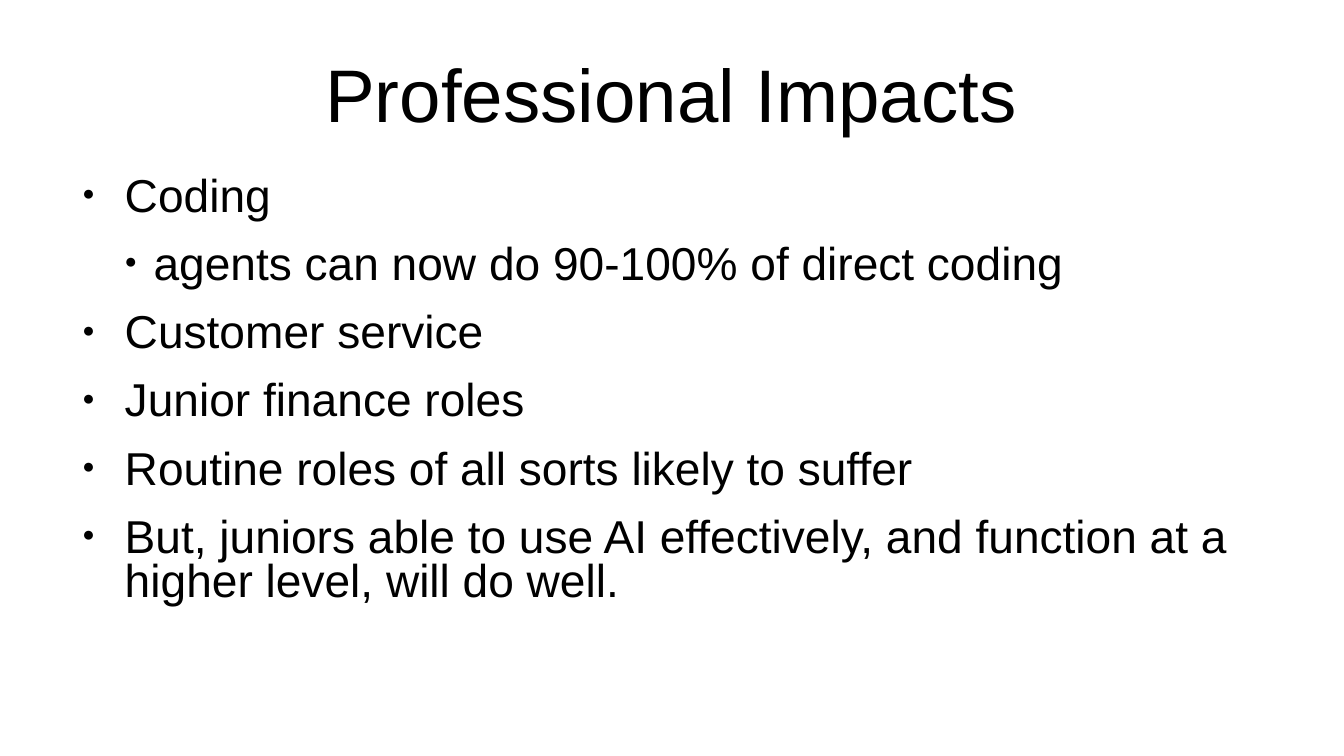
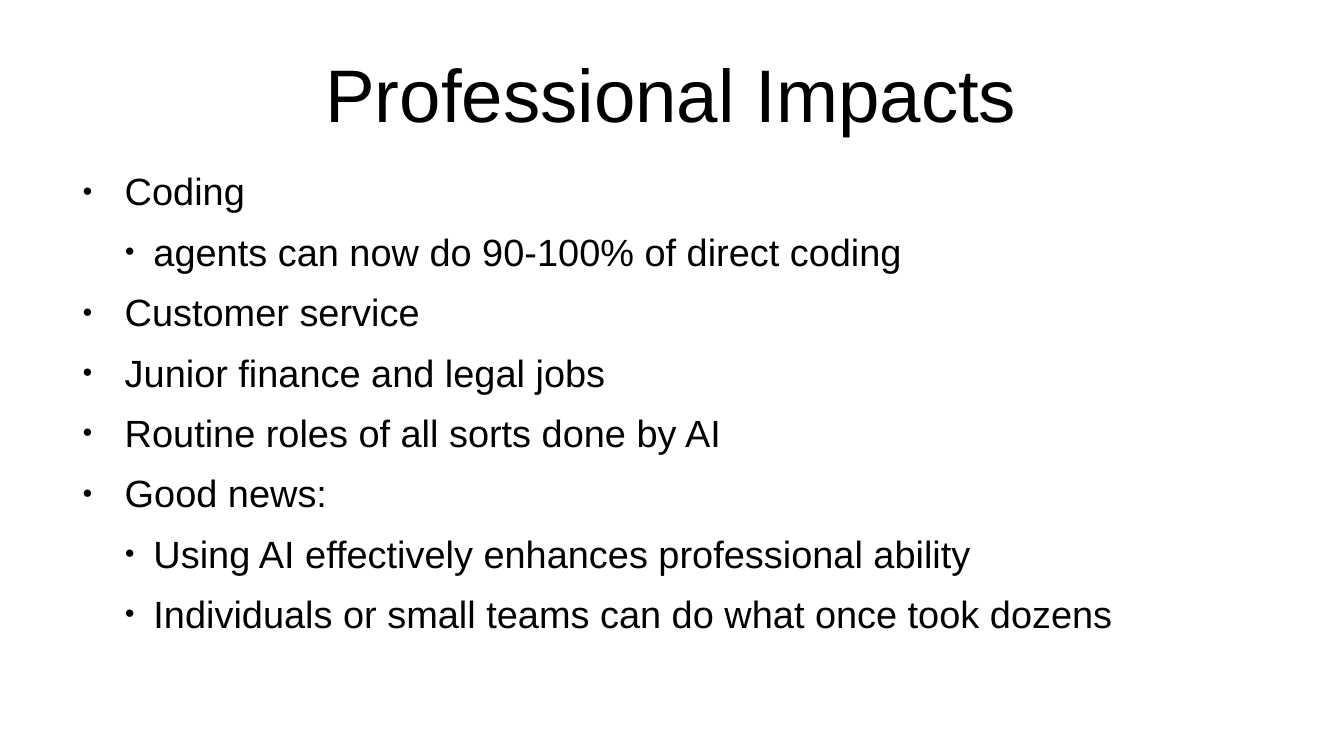
Before and after one commit to ClintStaley/AITalks, a slide deck: slide 5 of UATX/AIUpdate26.pptx. Drawn at 1344x756 pixels with LibreOffice and Linux fonts; fonts in the diff are those of the drawing. Boxes give left, top, right and bottom in pixels: in the first picture for what was removed or moved away, otherwise in the second. Text is boxed around its words. In the diff, an @@ line names an element or a change of style, - is before the commit and + after.

```diff
--- a/UATX/AIUpdate26.pptx
+++ b/UATX/AIUpdate26.pptx
@@ text at bbox=[125, 177, 902, 327]: size 27.2 to 22.4 pt in "Coding", "agents can now do 90-100% of direct ...", "Customer service" @@
@@ text at bbox=[125, 359, 1112, 629]: text changed; size 27.2 to 22.4 pt @@
-● Junior finance roles
-● Routine roles of all sorts likely to suffer
-● But, juniors able to use AI effectively, and function at a higher level, will do well.
+● Junior finance and legal jobs
+● Routine roles of all sorts done by AI
+● Good news:
+    ● Using AI effectively enhances professional ability
+    ● Individuals or small teams can do what once took dozens
```
Also in this commit, not shown: 5 other slides changed, 2 slides added.
